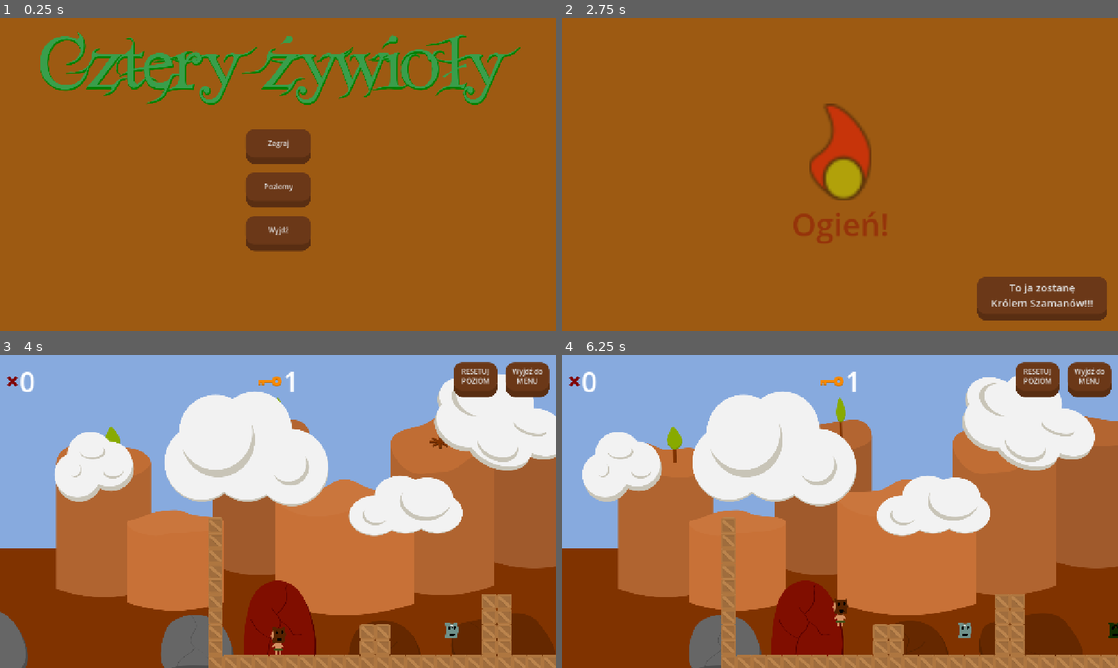
Above: before the commit, frames 1-4 (two rows, left to right).
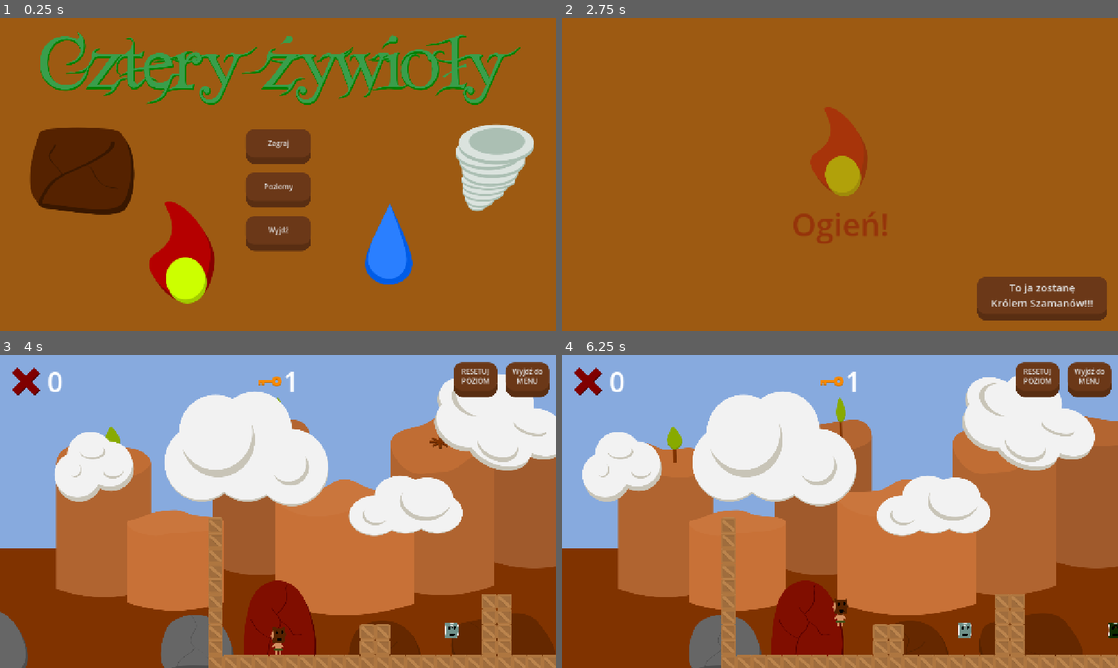
Above: after the commit, the same moments.

Repository: Nabiz/FourElements
Game: Godot game, scene res://Scenes/GUI/MainMenu.tscn
The game is run twice, just before and just after one commit, with the same random seed, the same clock (stepped at 60 frames per second) and the same inputs. The engine's default icon, where the game draws it, is replaced by a stand-in: a white triangle on a blue panel in a dark square.
Inputs:
- Up to frame 1 (0.25 s): no input
- Up to frame 2 (2.75 s): click "Poziomy" at 0.5 s; click "Wróć" at 1.25 s; click "Zagraj" at 2 s
- Up to frame 3 (4 s): tap Enter (ui_accept) at 2.75, 3.02 s; hold Right (ui_right) 2.78-3.5 s; click "To ja zostanę Królem Szamanów…" at 3.5 s
- Up to frame 4 (6.25 s): hold Right (ui_right) 4.28-5.03 s; tap Enter (ui_accept) at 4.52, 6.02 s; hold Left (ui_left) 5.03-5.78 s; hold Right (ui_right) from 5.78 s (still down)

The runs differ from the first frame. In frame 1, 11% of the frame differs, in the area x 5-96%, y 33-92%; in frame 2, 1.6%; in frame 3, 0.4%; in frame 4, 0.5%.

Commit message:
update element images

Diff:
--- /dev/null
+++ b/Resources/Shaders/Outline.gdshader
@@ -0,0 +1,53 @@
+shader_type canvas_item;
+
+// --- PARAMETRY ---
+uniform vec4 outline_color : source_color = vec4(1.0, 1.0, 1.0, 1.0);
+uniform float width : hint_range(0.0, 10.0) = 2.0;
+uniform float smoothness : hint_range(0.0, 1.0) = 0.5; // Kontrola antyaliasingu
+uniform bool animated = false; // Czy obrys ma pulsować?
+
+void fragment() {
+	// Pobieramy rozmiar piksela tekstury
+	vec2 size = TEXTURE_PIXEL_SIZE;
+
+	// Pobieramy kolor oryginalnego piksela
+	vec4 sprite_color = texture(TEXTURE, UV);
+
+	// Zmienna do przechowywania "siły" obrysu (maksymalna znaleziona alfa)
+	float max_alpha = 0.0;
+
+	// Dynamiczna szerokość (jeśli chcesz animację)
+	float current_width = width;
+	if (animated) {
+		current_width *= (0.8 + sin(TIME * 5.0) * 0.2);
+	}
+
+	// PRZESZUKIWANIE SĄSIADÓW (Technika kołowa dla gładkości)
+	// Sprawdzamy 8 kierunków wokół piksela (można dodać więcej dla ultra-gładkości)
+	for (float x = -1.0; x <= 1.0; x += 1.0) {
+		for (float y = -1.0; y <= 1.0; y += 1.0) {
+			if (x == 0.0 && y == 0.0) continue;
+
+			// Kierunek przesunięcia
+			vec2 direction = normalize(vec2(x, y));
+
+			// Próbkujemy alfę w danym kierunku na dystansie 'width'
+			float sampled_alpha = texture(TEXTURE, UV + direction * size * current_width).a;
+
+			// Zbieramy najwyższą wartość
+			max_alpha = max(max_alpha, sampled_alpha);
+		}
+	}
+
+	// --- MAGIA ANTYALIASINGU ---
+	// Używamy smoothstep, aby wygładzić przejście między sprite'em a obrysem.
+	// Pozwala to uniknąć spikselowanych schodków.
+	float outline_final = smoothstep(sprite_color.a, sprite_color.a + smoothness, max_alpha);
+
+	// Składamy finalny kolor
+	// Najpierw rysujemy obrys, a na nim (mix) kładziemy oryginalny sprite.
+	vec3 final_rgb = mix(outline_color.rgb, sprite_color.rgb, sprite_color.a);
+	float final_a = max(max_alpha, sprite_color.a);
+
+	COLOR = vec4(final_rgb, final_a);
+}
--- a/Scenes/EarthBlock.tscn
+++ b/Scenes/EarthBlock.tscn
@@ -1,17 +1,28 @@
-[gd_scene load_steps=4 format=3 uid="uid://cy55rh68t6vhq"]
+[gd_scene load_steps=6 format=3 uid="uid://cy55rh68t6vhq"]
 
-[ext_resource type="Texture2D" uid="uid://47gyut2y5yen" path="res://icon.svg" id="1_f31hp"]
 [ext_resource type="Script" uid="uid://fchn5auwuabt" path="res://Scripts/EarthBlock.gd" id="1_unpfy"]
+[ext_resource type="Texture2D" uid="uid://hw2jiubd6fbq" path="res://Assets/Elements/earth.png" id="2_unpfy"]
+[ext_resource type="Shader" uid="uid://t2nbmw718ejo" path="res://Resources/Shaders/Outline.gdshader" id="2_w52ox"]
+
+[sub_resource type="ShaderMaterial" id="ShaderMaterial_60iae"]
+shader = ExtResource("2_w52ox")
+shader_parameter/outline_color = Color(1, 1, 1, 1)
+shader_parameter/width = 5.0
+shader_parameter/smoothness = 1.0
+shader_parameter/animated = false
 
 [sub_resource type="RectangleShape2D" id="RectangleShape2D_v7lsk"]
-size = Vector2(64, 64)
+size = Vector2(80, 64)
 
 [node name="EarthBlock" type="CharacterBody2D"]
 script = ExtResource("1_unpfy")
 
 [node name="Sprite2D" type="Sprite2D" parent="."]
-scale = Vector2(0.5, 0.5)
-texture = ExtResource("1_f31hp")
+material = SubResource("ShaderMaterial_60iae")
+position = Vector2(0, -4)
+scale = Vector2(0.35, 0.35)
+texture = ExtResource("2_unpfy")
 
 [node name="CollisionShape2D" type="CollisionShape2D" parent="."]
+position = Vector2(-1, 0)
 shape = SubResource("RectangleShape2D_v7lsk")
--- a/Scenes/GUI/GUI.tscn
+++ b/Scenes/GUI/GUI.tscn
@@ -64,7 +64,7 @@
 [node name="TextureRect" type="TextureRect" parent="MarginContainer/HBoxContainer"]
 layout_mode = 2
 texture = ExtResource("2_fexrg")
-stretch_mode = 3
+expand_mode = 2
 
 [node name="Label" type="Label" parent="MarginContainer/HBoxContainer"]
 layout_mode = 2
--- a/Scenes/GUI/MainMenu.tscn
+++ b/Scenes/GUI/MainMenu.tscn
@@ -1,7 +1,11 @@
-[gd_scene load_steps=3 format=3 uid="uid://dmfbkxe52mhcn"]
+[gd_scene load_steps=7 format=3 uid="uid://dmfbkxe52mhcn"]
 
 [ext_resource type="Script" uid="uid://bv7kh2ofiih3t" path="res://Scripts/GUI/MainMenu.gd" id="1_ocgay"]
 [ext_resource type="Texture2D" uid="uid://d4f62p6edq0ld" path="res://Assets/title.png" id="2_6d82g"]
+[ext_resource type="Texture2D" uid="uid://b6ml2ofd7iwi8" path="res://Assets/Elements/fire.png" id="3_dkd36"]
+[ext_resource type="Texture2D" uid="uid://cnu1e2ti2ywos" path="res://Assets/Elements/water.png" id="4_ha2rd"]
+[ext_resource type="Texture2D" uid="uid://hw2jiubd6fbq" path="res://Assets/Elements/earth.png" id="5_wdeli"]
+[ext_resource type="Texture2D" uid="uid://bh5g48w1u1mdy" path="res://Assets/Elements/air.png" id="6_wyv1s"]
 
 [node name="MainMenu" type="Control" node_paths=PackedStringArray("main_container", "level_select_container", "back_button")]
 layout_mode = 3
@@ -102,6 +106,25 @@
 layout_mode = 2
 text = "Wróć"
 
+[node name="Sprites" type="Node2D" parent="."]
+unique_name_in_owner = true
+
+[node name="Sprite2D" type="Sprite2D" parent="Sprites"]
+position = Vector2(421, 540)
+texture = ExtResource("3_dkd36")
+
+[node name="Sprite2D2" type="Sprite2D" parent="Sprites"]
+position = Vector2(893, 525)
+texture = ExtResource("4_ha2rd")
+
+[node name="Sprite2D3" type="Sprite2D" parent="Sprites"]
+position = Vector2(189, 336)
+texture = ExtResource("5_wdeli")
+
+[node name="Sprite2D4" type="Sprite2D" parent="Sprites"]
+position = Vector2(1142, 333)
+texture = ExtResource("6_wyv1s")
+
 [connection signal="pressed" from="VBoxContainer/PlayButton" to="." method="_on_play_button_pressed"]
 [connection signal="pressed" from="VBoxContainer/LevelsButton" to="." method="_on_levels_button_pressed"]
 [connection signal="pressed" from="VBoxContainer/ExitButton" to="." method="_on_exit_button_pressed"]
--- a/Scenes/MaskPickup.tscn
+++ b/Scenes/MaskPickup.tscn
@@ -8,7 +8,15 @@
 [ext_resource type="AudioStream" uid="uid://tt86win0mkfr" path="res://Assets/SFX/earth.ogg" id="4_8akiv"]
 [ext_resource type="AudioStream" uid="uid://cn10lsltil7wj" path="res://Assets/SFX/air.wav" id="4_spqju"]
 [ext_resource type="Texture2D" uid="uid://dmh1gro0f25j4" path="res://Assets/Mask/air_mask.png" id="5_swy00"]
+[ext_resource type="Shader" uid="uid://t2nbmw718ejo" path="res://Resources/Shaders/Outline.gdshader" id="6_8akiv"]
 [ext_resource type="AudioStream" uid="uid://jk2eres5osan" path="res://Assets/SFX/fire.ogg" id="6_swy00"]
+
+[sub_resource type="ShaderMaterial" id="ShaderMaterial_8akiv"]
+shader = ExtResource("6_8akiv")
+shader_parameter/outline_color = Color(1, 1, 1, 1)
+shader_parameter/width = 4.0
+shader_parameter/smoothness = 0.5
+shader_parameter/animated = false
 
 [sub_resource type="CircleShape2D" id="CircleShape2D_oqyrf"]
 radius = 16.0
@@ -31,21 +39,25 @@
 
 [node name="FireSprite" type="Sprite2D" parent="Sprites"]
 visible = false
+material = SubResource("ShaderMaterial_8akiv")
 scale = Vector2(0.25, 0.25)
 texture = ExtResource("2_oqyrf")
 
 [node name="WaterSprite" type="Sprite2D" parent="Sprites"]
 visible = false
+material = SubResource("ShaderMaterial_8akiv")
 scale = Vector2(0.25, 0.25)
 texture = ExtResource("3_gdd82")
 
 [node name="EarthSprite" type="Sprite2D" parent="Sprites"]
 visible = false
+material = SubResource("ShaderMaterial_8akiv")
 scale = Vector2(0.25, 0.25)
 texture = ExtResource("4_2dg8h")
 
 [node name="AirSprite" type="Sprite2D" parent="Sprites"]
 visible = false
+material = SubResource("ShaderMaterial_8akiv")
 scale = Vector2(0.25, 0.25)
 texture = ExtResource("5_swy00")
 
--- a/Scenes/WoodBox.tscn
+++ b/Scenes/WoodBox.tscn
@@ -65,7 +65,24 @@
 material = SubResource("ShaderMaterial_s4g4q")
 texture = ExtResource("1_f23en")
 
+[node name="SpriteOutlined" type="ColorRect" parent="Sprite2D"]
+unique_name_in_owner = true
+z_index = -1
+custom_minimum_size = Vector2(68, 68)
+anchors_preset = 8
+anchor_left = 0.5
+anchor_top = 0.5
+anchor_right = 0.5
+anchor_bottom = 0.5
+offset_left = -64.5
+offset_top = -64.5
+offset_right = 0.5
+offset_bottom = 0.5
+grow_horizontal = 2
+grow_vertical = 2
+
 [node name="CollisionShape2D" type="CollisionShape2D" parent="."]
+visible = false
 shape = SubResource("RectangleShape2D_ky0k4")
 
 [node name="AnimationPlayer" type="AnimationPlayer" parent="."]
@@ -76,6 +93,7 @@
 [node name="Area2D" type="Area2D" parent="."]
 
 [node name="CollisionShape2D2" type="CollisionShape2D" parent="Area2D"]
+visible = false
 shape = SubResource("RectangleShape2D_ky0k4")
 
 [connection signal="area_entered" from="Area2D" to="." method="_on_area_2d_area_entered"]
--- a/Scripts/GUI/Intro.gd
+++ b/Scripts/GUI/Intro.gd
@@ -7,7 +7,7 @@
 
 @export var show_element_index = 0
 @export var elements: Array[Texture]
-@onready var elements_texts: Array[String] = ["Ogień!", "Woda!", "Ziemia", "Powietrze"]
+@onready var elements_texts: Array[String] = ["Ogień!", "Woda!", "Ziemia!", "Powietrze!"]
 @onready var colors: Array[Color] = [Color.DARK_RED, Color.ROYAL_BLUE, Color.SADDLE_BROWN, Color.SKY_BLUE]
 
 @export_multiline var full_text: String
--- a/Scripts/GUI/MainMenu.gd
+++ b/Scripts/GUI/MainMenu.gd
@@ -22,6 +22,7 @@
 	LevelManagerAutoload.play_intro()
 
 func _on_levels_button_pressed() -> void:
+	%Sprites.hide()
 	main_container.hide()
 	level_select_container.show()
 	back_button.show()
@@ -30,6 +31,7 @@
 	get_tree().quit()
 
 func _on_back_button_pressed() -> void:
+	%Sprites.show()
 	main_container.show()
 	level_select_container.hide()
 	back_button.hide()
--- a/Scripts/WoodBox.gd
+++ b/Scripts/WoodBox.gd
@@ -16,6 +16,7 @@
 
 
 func play_destroy_animation():
+	%SpriteOutlined.visible = false
 	animation.play("destroy")
 
 func active_burn_shader():
Binary file changed: Assets/Elements/air.png
Binary file changed: Assets/Elements/blank.png
Binary file changed: Assets/Elements/earth.png
Binary file changed: Assets/Elements/fire.png
Binary file changed: Assets/Elements/water.png
Not shown, added: Assets/SFX/air.mp3.import
Not shown, added: Assets/SFX/earth.mp3.import
Not shown, added: Resources/Shaders/Outline.gdshader.uid
Not shown: 1 places in Scenes/MaskPickup.tscn that only renumber resources
Not shown, added: Assets/SFX/air.mp3
Not shown, added: Assets/SFX/earth.mp3
